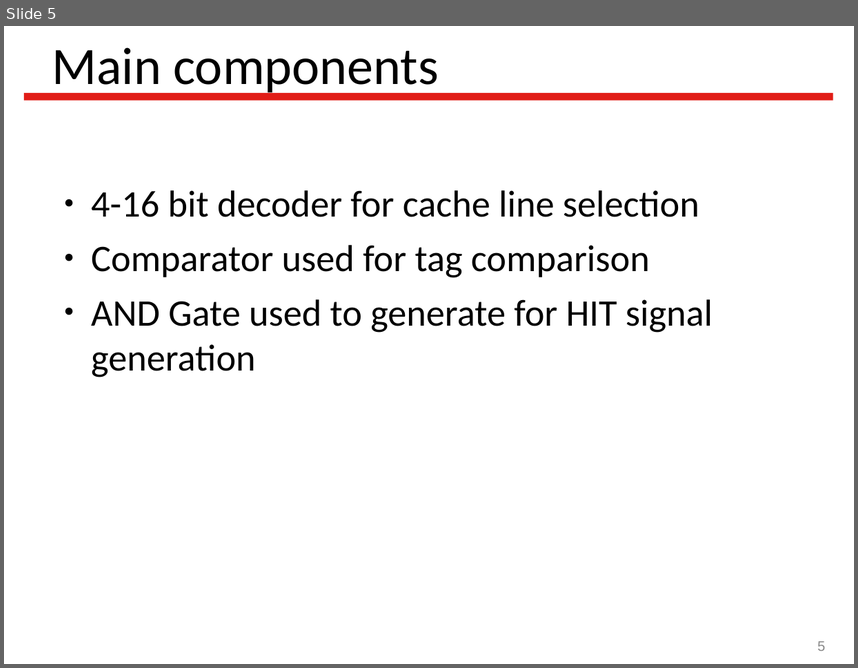
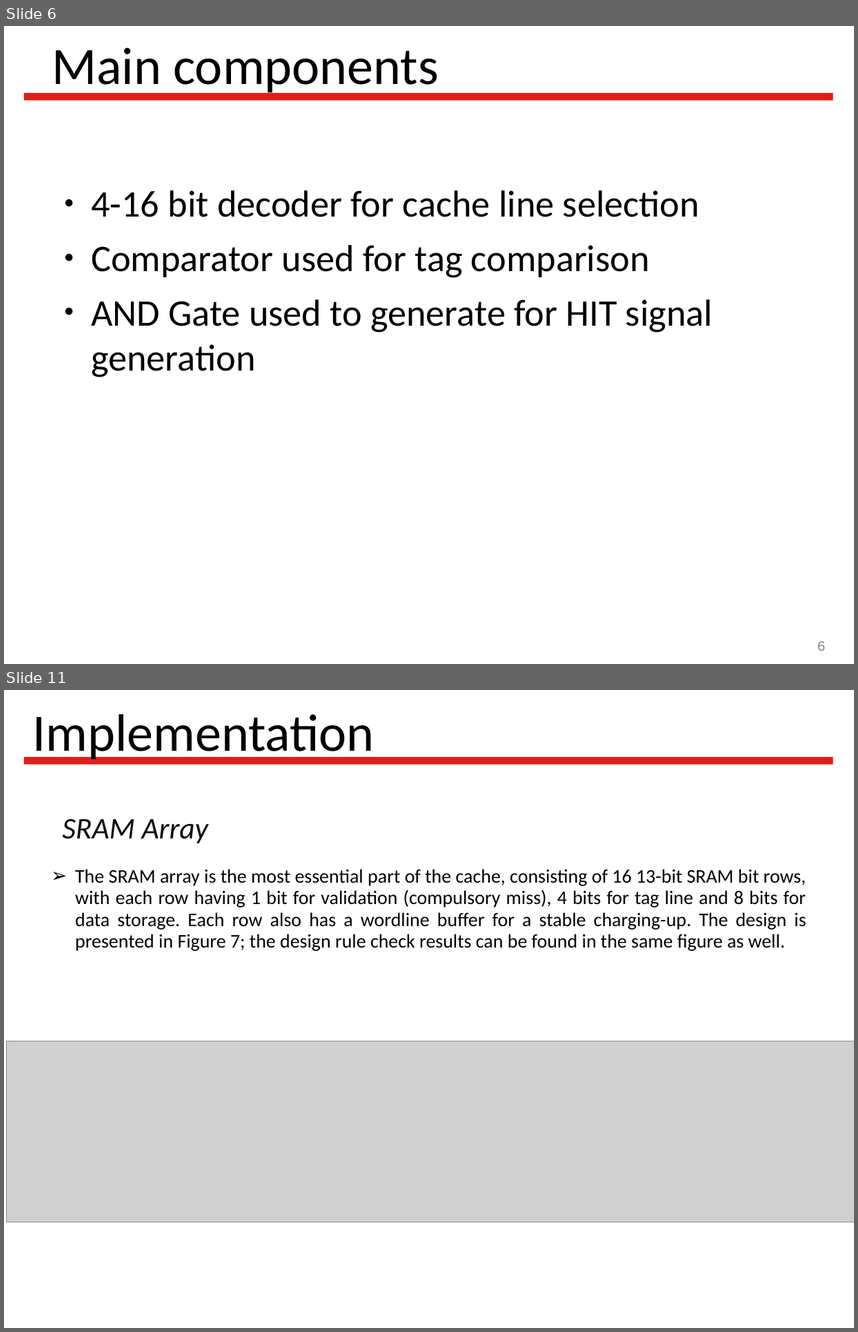
Before and after one commit to Latootoo/ECSE_548, a slide deck: Reports/presentation/Vlsi_project_presentation.ppt. Shown one above the other, each under a label of ours: slide 5 before the commit, slides 6 and 11 after it; the slides between them are not shown. The pictures are 858x668 and 858x1332 pixels, drawn with LibreOffice and Linux fonts; fonts in the diff are those of the drawing; grey boxes stand for pictures; background and template pictures are left out. Boxes give left, top, right and bottom in pixels: in the first picture for what was removed or moved away, otherwise in the second. Text is boxed around its words. In the diff, an @@ line names an element or a change of style, - is before the commit and + after.

```diff
--- a/Reports/presentation/Vlsi_project_presentation.ppt
+++ b/Reports/presentation/Vlsi_project_presentation.ppt
@@ slide 11 added at bbox=[4, 690, 854, 1328], background #FFFFFF; not listed: 1 template element that a slide beside it also shows @@
@@ title added at bbox=[33, 714, 375, 763], 49 pt, text #000000 @@
+Implementation
@@ text added at bbox=[62, 819, 209, 843], 28 pt, text #0D0D0D, italic @@
+SRAM Array
@@ text added at bbox=[75, 869, 806, 951], 18 pt, text #000000 @@
+➢ The SRAM array is the most essential part of the cache, consisting of 16 13-bit SRAM bit rows, with each row having 1 bit for validation (compulsory miss), 4 bits for tag line and 8 bits for data storage. Each row also has a wordline buffer for a stable charging-up. The design is presented in Figure 7; the design rule check results can be found in the same figure as well.
@@ picture added at bbox=[6, 1041, 854, 1222] @@
@@ what was slide 5 is now slide 6 @@
@@ page number at bbox=[818, 641, 825, 650]: text changed @@
-5
+6
```
Also in this commit, not shown: 4 slides changed, 12 other slides added, 5 other files.
